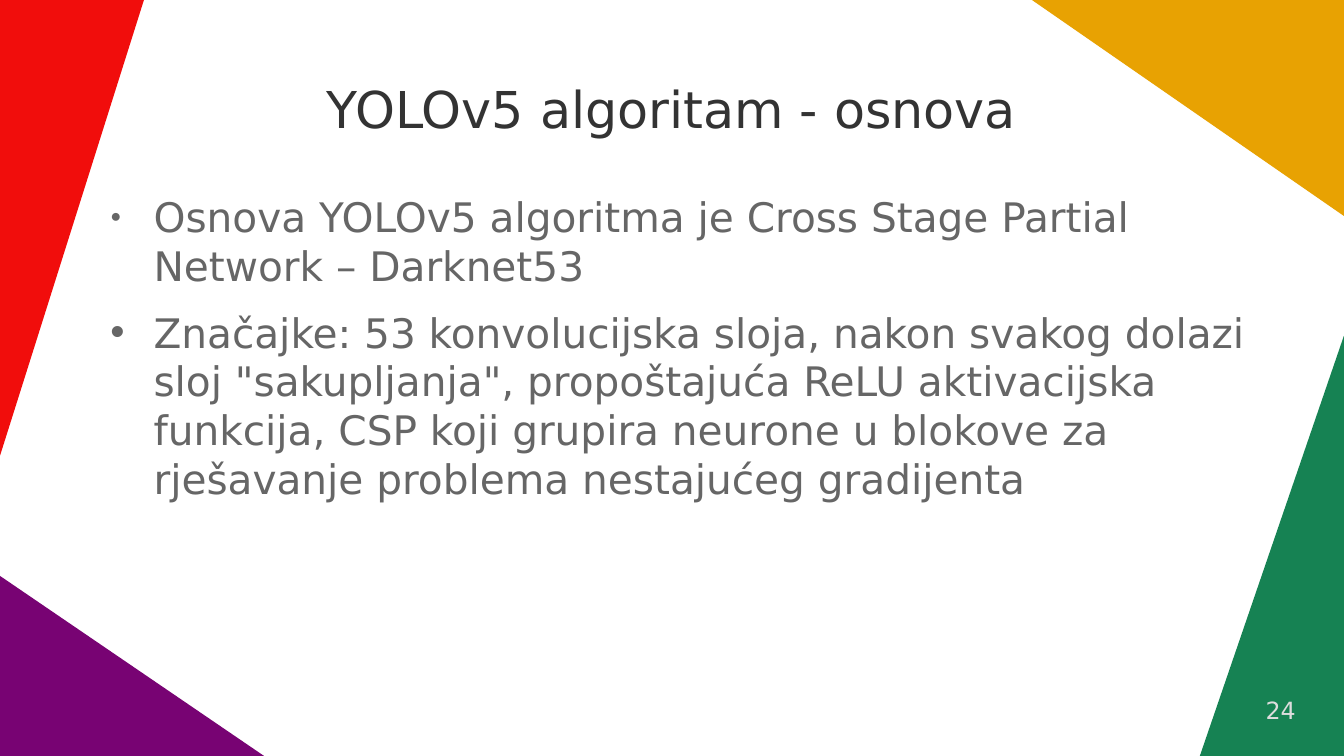
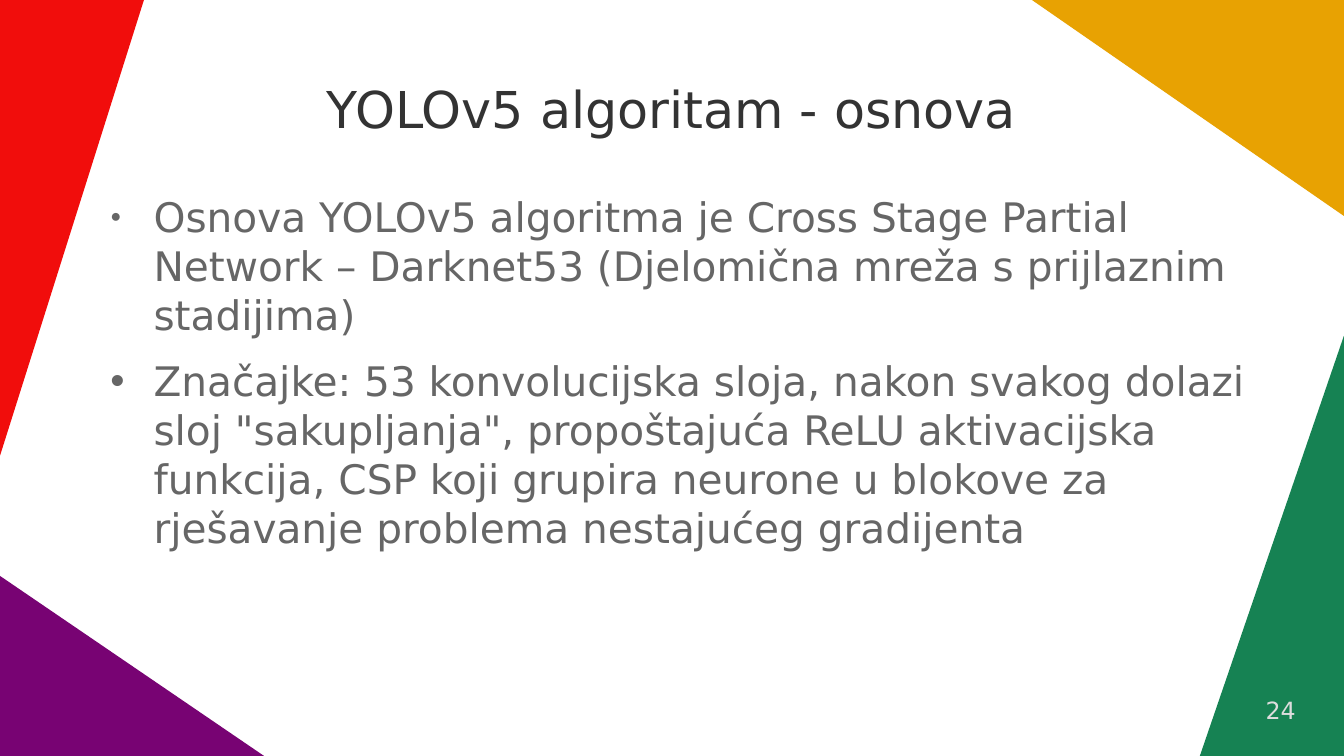
Before and after one commit to VidJoha/Seminar---CNN-i-YOLO-algoritmi, a slide deck: slide 24 of Konvolucijske neuralne mreže.odp. Drawn at 1344x756 pixels with LibreOffice and Linux fonts; fonts in the diff are those of the drawing. Boxes give left, top, right and bottom in pixels: in the first picture for what was removed or moved away, otherwise in the second. Text is boxed around its words. In the diff, an @@ line names an element or a change of style, - is before the commit and + after.

```diff
--- a/Konvolucijske neuralne mreže.odp
+++ b/Konvolucijske neuralne mreže.odp
@@ text at [154, 201, 1226, 338]: text changed @@
-● Osnova YOLOv5 algoritma je Cross Stage Partial Network – Darknet53
+● Osnova YOLOv5 algoritma je Cross Stage Partial Network – Darknet53 (Djelomična mreža s prijlaznim stadijima)
```
Also in this commit, not shown: 2 other slides changed.
